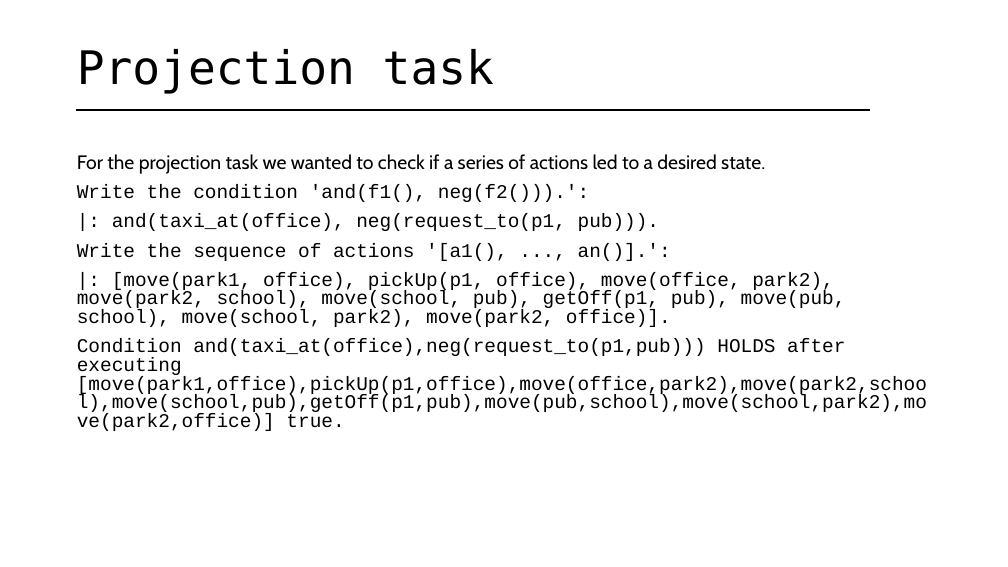
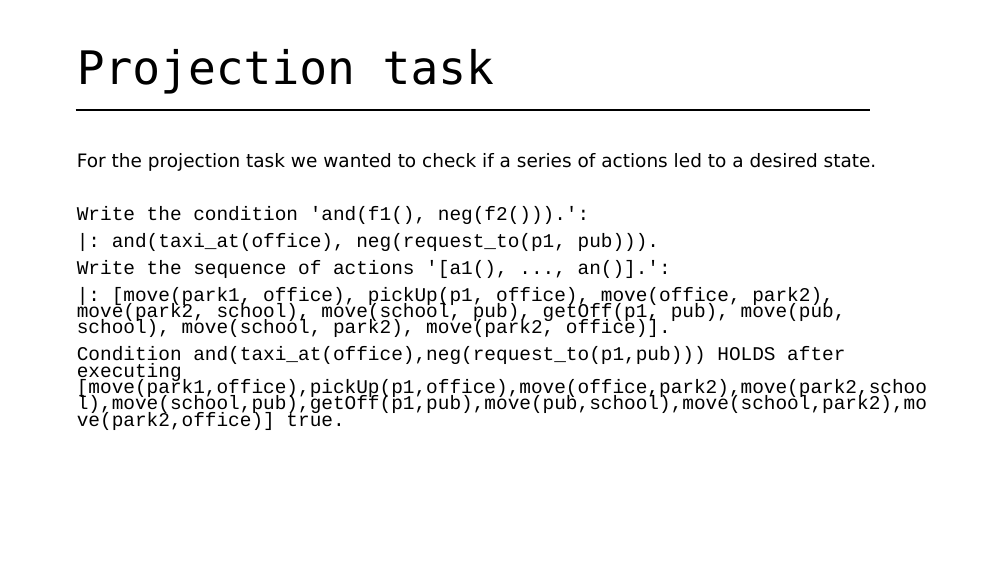
Before and after one commit to serenaragaglia/taxi_planning, a slide deck: slide 22 of documents/planning.pptx. Drawn at 1008x567 pixels with LibreOffice and Linux fonts; fonts in the diff are those of the drawing. Boxes give left, top, right and bottom in pixels: in the first picture for what was removed or moved away, otherwise in the second. Text is boxed around its words. In the diff, an @@ line names an element or a change of style, - is before the commit and + after.

```diff
--- a/documents/planning.pptx
+++ b/documents/planning.pptx
@@ text "For the projection task we ..." at [77, 153, 927, 430]: size 18.5 to 17.6 pt, font Cabin to DejaVu Sans in "For the projection task we wanted to ..."; line spacing 0.8 to 0.7 @@
```
Also in this commit, not shown: 4 other slides changed.
